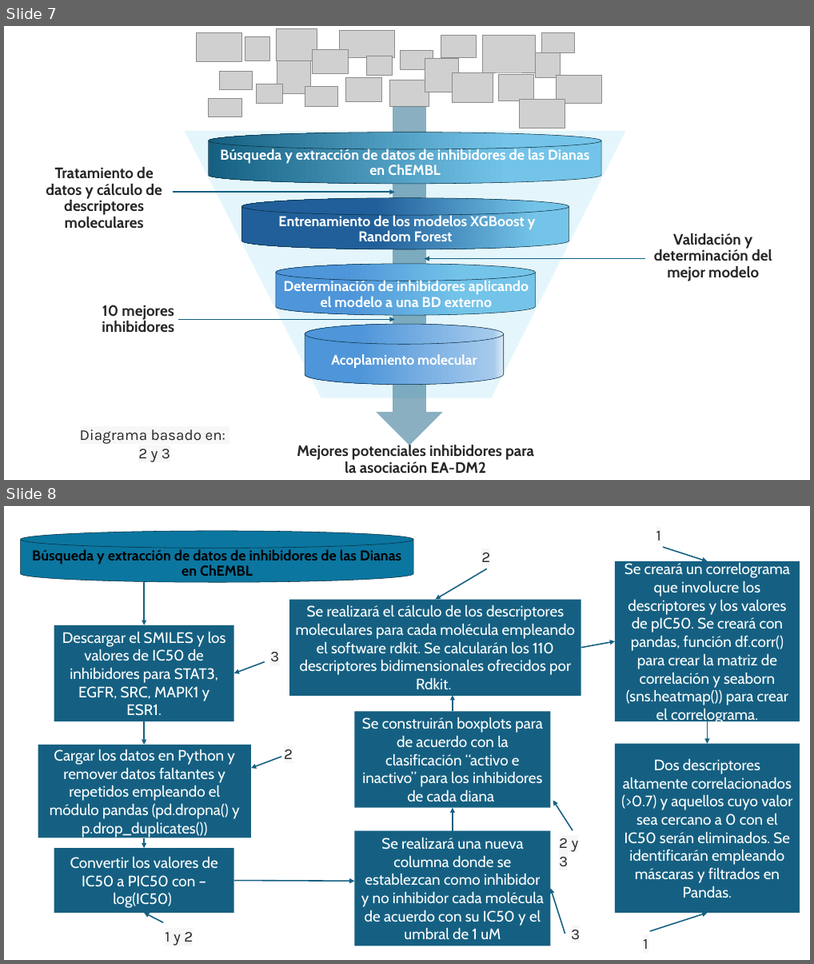
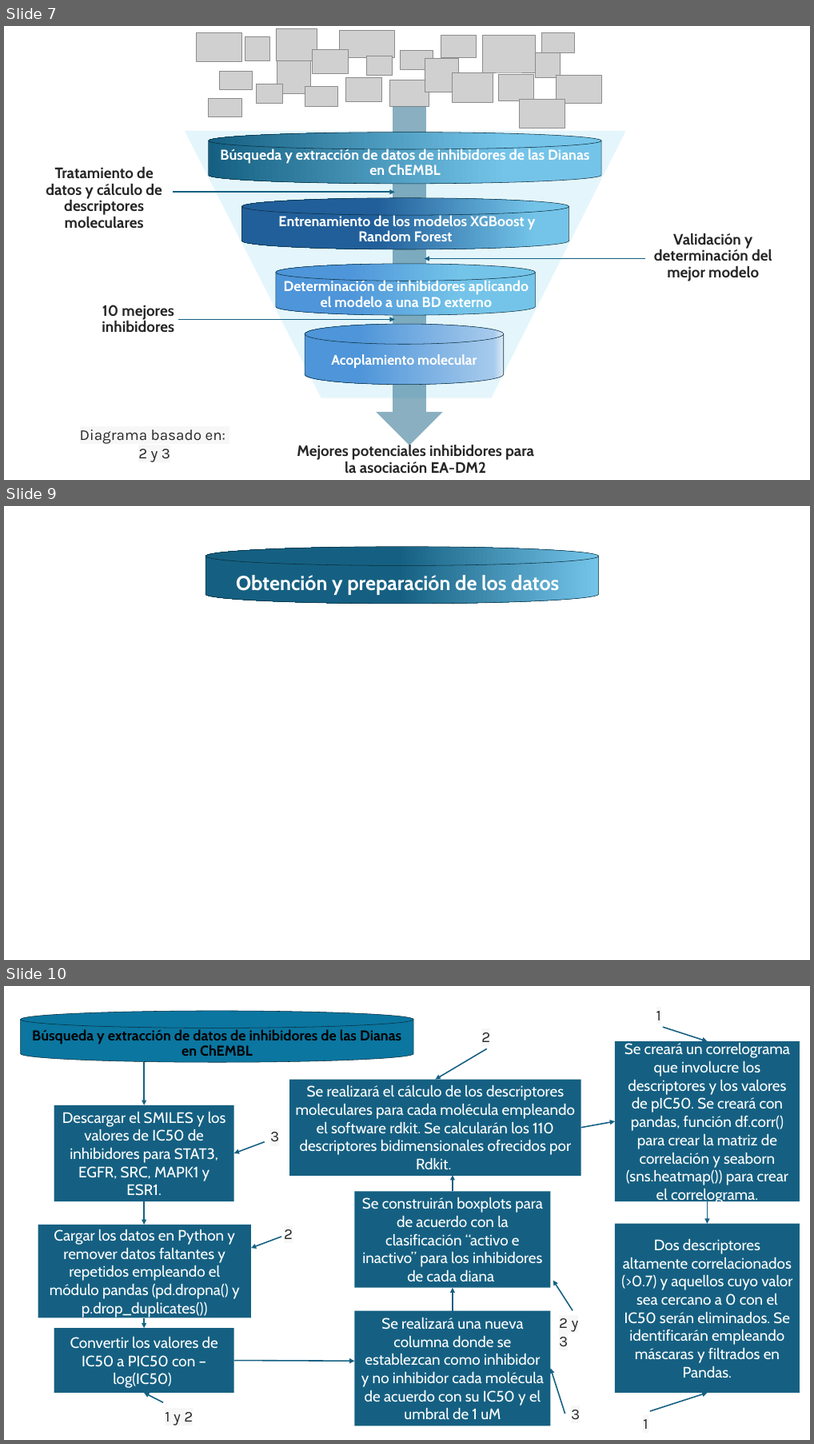
Before and after one commit to Eliud7720/Alzheimer---Anteproyecto, a slide deck: Metodologia.pptx. Shown one above the other, each under a label of ours: slides 7 and 8 before the commit, slides 7, 9 and 10 after it; the slides between them are not shown. The pictures are 814x964 and 814x1444 pixels, drawn with LibreOffice and Linux fonts; fonts in the diff are those of the drawing; grey boxes stand for pictures. Boxes give left, top, right and bottom in pixels: in the first picture for what was removed or moved away, otherwise in the second. Text is boxed around its words. In the diff, an @@ line names an element or a change of style, - is before the commit and + after.

```diff
--- a/Metodologia.pptx
+++ b/Metodologia.pptx
@@ slide 9 added at [4, 506, 810, 960], background #FFFFFF @@
@@ cylinder added at [206, 547, 598, 604], fill gradient #F0F8FD to #74C4E9 to #156082, outline #092A39 0.5 pt @@
@@ text added at [236, 575, 559, 595], 24 pt, text #FFFFFF, bold @@
+Obtención y preparación de los datos
@@ what was slide 8 is now slide 10 @@
```
Also in this commit, not shown: 1 other slide added, 2 other files.
